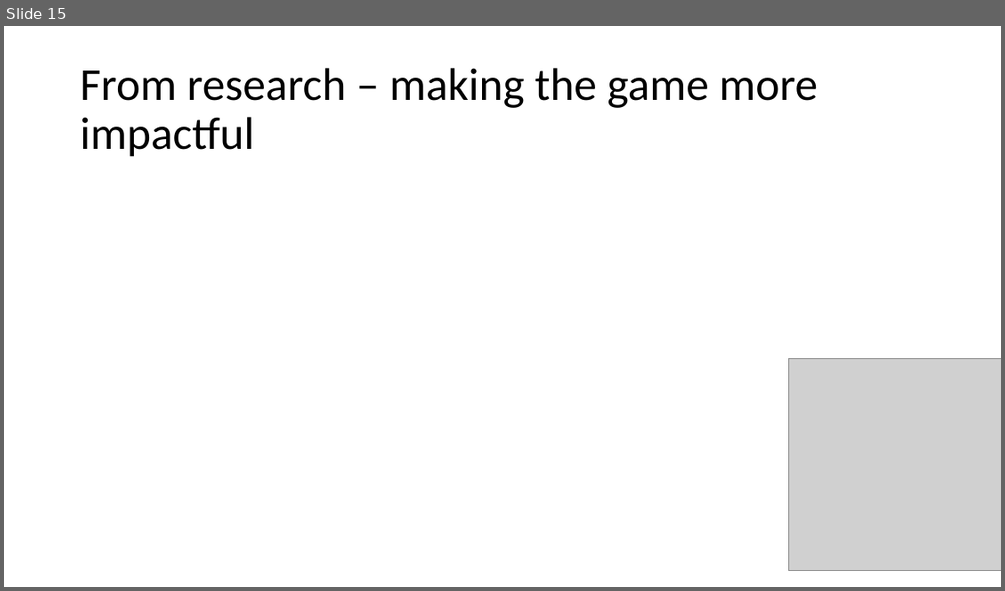
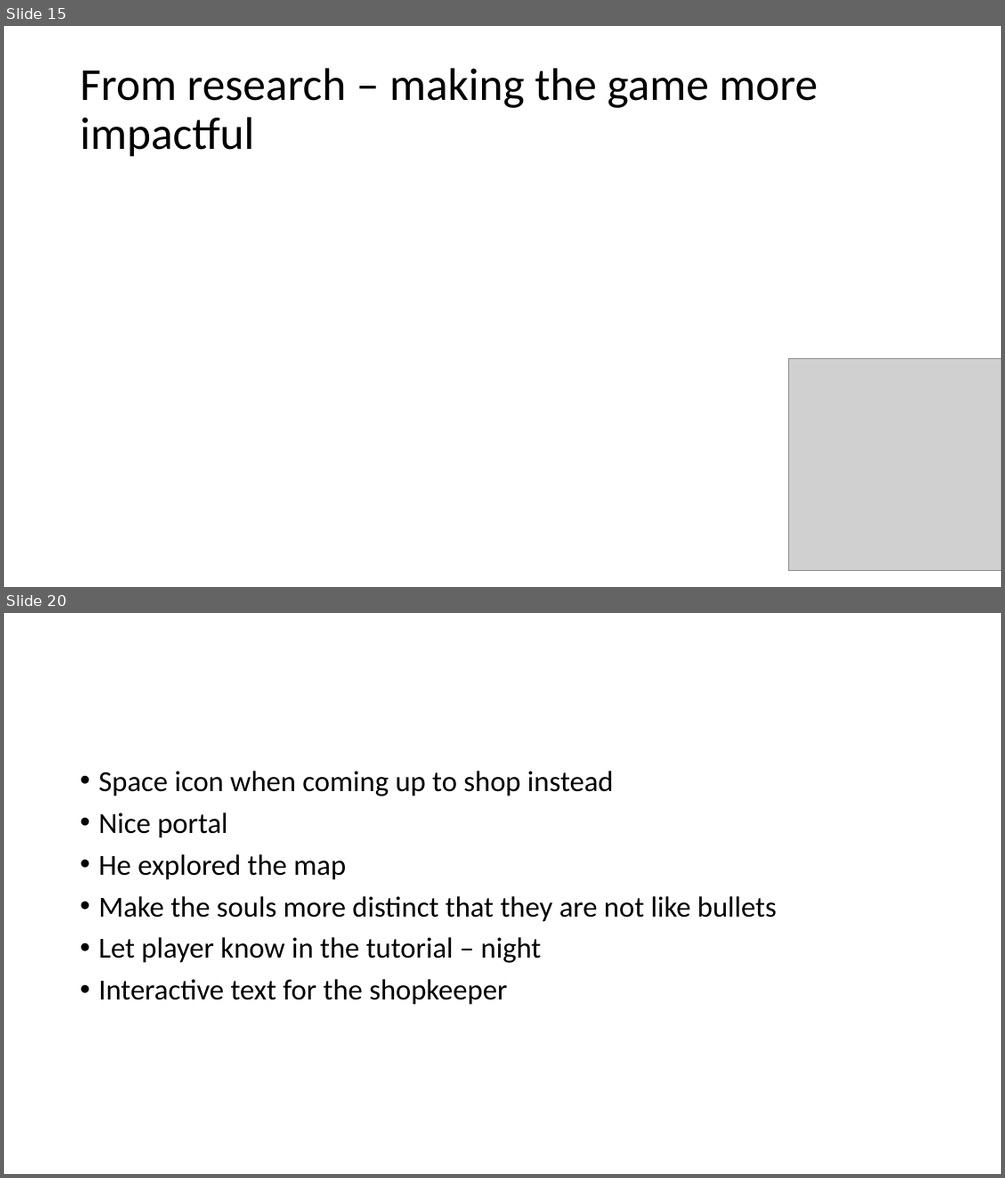
Before and after one commit to danielpokladek/underscore_games_final_year, a slide deck: Design Document/Level 6 Group Project.pptx. Shown one above the other, each under a label of ours: slide 15 before the commit, slides 15 and 20 after it; the slides between them are not shown. The pictures are 1005x591 and 1005x1178 pixels, drawn with LibreOffice and Linux fonts; fonts in the diff are those of the drawing; grey boxes stand for pictures. Boxes give left, top, right and bottom in pixels: in the first picture for what was removed or moved away, otherwise in the second. Text is boxed around its words. In the diff, an @@ line names an element or a change of style, - is before the commit and + after.

```diff
--- a/Design Document/Level 6 Group Project.pptx
+++ b/Design Document/Level 6 Group Project.pptx
@@ slide 20 added at (4, 613, 1001, 1174), background #FFFFFF @@
@@ text added at (98, 771, 777, 1005), 28 pt, text #000000 @@
+• Space icon when coming up to shop instead
+• Nice portal
+• He explored the map
+• Make the souls more distinct that they are not like bullets
+• Let player know in the tutorial – night
+• Interactive text for the shopkeeper
```
Also in this commit, not shown: 5 other slides added, 1 other file.
